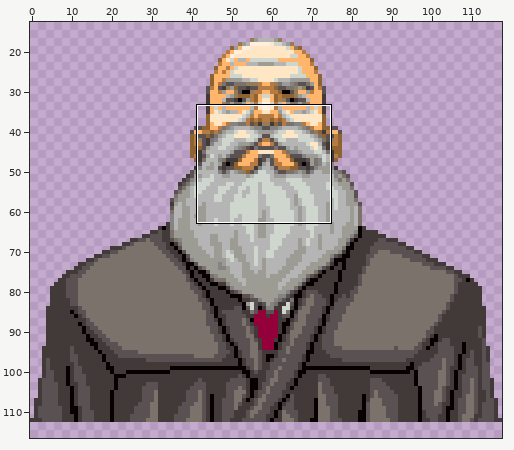
One commit to this animated GIF sprite: 画像/逆転裁判/裁判長口パク.gif. Above, an overview of the earlier version with the close-up marked.
Close-up. Before:
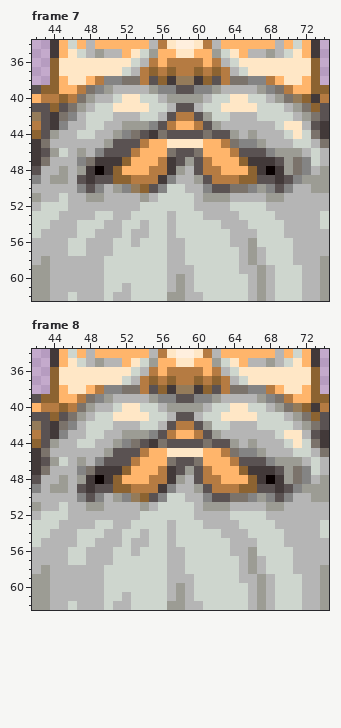
The file is 118x118 pixels, 17 frames. Shown: frame 7: x 42..74, y 34..62; frame 8: x 42..74, y 34..62. The wide view leaves out empty margins. The commit also changed other frames or places, which this record leaves out.
Now the later version:
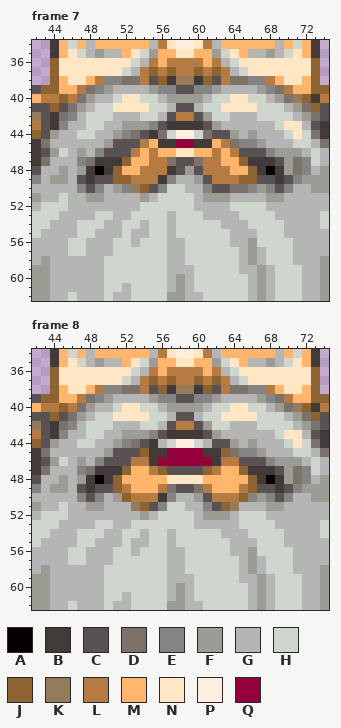
Palette (. is transparent): A #080000  B #423939  C #5a5252  D #7b736b  E #848484  F #9c9c94  G #b5b5b5  H #ced6ce  J #8c6331  K #947b5a  L #b57b42  M #ffb56b  N #ffe7c6  P #ffefde  Q #940039
Diff:
Frame 7:
Colour L becomes colour B in row 43 at x 57 and 60.
Colour M becomes colour B in row 43 at x 58 to 59; in row 45 at x 56 and 61.
Colour N becomes colour B in row 45 at x 57 and 60.
Colour F becomes colour C in row 47 at x 59; in row 48 at x 58.
Colour B becomes colour D in row 47 at x 57.
Colour C becomes colour D in row 47 at x 60.
Colour G becomes colour F in row 48 at x 59.
Colour C becomes colour H in row 44 at x 57 and 60.
Colour M becomes colour L in rows 46 to 47 at x 55 and 62; in row 48 at x 54 and 63.
Colour D becomes colour M in row 46 at x 57 and 60.
Colour C becomes colour N in row 46 at x 58 to 59.
Colour C becomes colour P in row 44 at x 58 to 59.
Colour N becomes colour Q in row 45 at x 58 to 59.
Frame 8:
Colour E becomes colour B in row 50 at x 56.
Colour L becomes colour B in row 43 at x 57 and 60.
Colour M becomes colour B in row 43 at x 58 to 59; in row 45 at x 55 to 56 and 61 to 62; in row 46 at x 55 and 62.
Colour B becomes colour C in row 47 at x 57.
Colour E becomes colour C in row 50 at x 61.
Colour F becomes colour C in row 47 at x 59; in row 51 at x 62.
Colour G becomes colour C in row 49 at x 58 to 59; in row 51 at x 55.
Colour E becomes colour D in row 49 at x 57.
Colour F becomes colour D in row 49 at x 60.
Colour F becomes colour E in row 51 at x 61.
Colour H becomes colour E in row 50 at x 57; in row 51 at x 56.
Colour G becomes colour F in row 50 at x 60; in row 52 at x 61 to 63.
Colour H becomes colour F in row 52 at x 54.
Colour D becomes colour G in row 44 at x 56 and 61.
Colour H becomes colour G in row 50 at x 58; in row 51 at x 59; in row 52 at x 55 and 64; in row 53 at x 60.
Colour C becomes colour H in row 44 at x 57 and 60.
Colour G becomes colour H in row 53 at x 57.
Colour D becomes colour J in row 50 at x 65.
Colour E becomes colour J in row 50 at x 52.
Colour F becomes colour J in row 51 at x 54 and 63.
Colour L becomes colour J in row 45 at x 54 and 63; in row 47 at x 56 and 61.
Colour G becomes colour K in row 51 at x 53 and 64.
Colour B becomes colour L in row 49 at x 56.
Colour C becomes colour L in row 49 at x 61; in row 50 at x 55 and 62 to 63.
Colour D becomes colour L in row 50 at x 64.
Colour J becomes colour L in row 49 at x 52 and 65; in row 50 at x 54.
Colour K becomes colour L in row 50 at x 53.
Colour M becomes colour L in row 46 at x 54 and 63; in row 47 at x 55 and 62.
Colour L becomes colour M in row 48 at x 55 to 56 and 61 to 62; in row 49 at x 53 to 55 and 62 to 64.
Colour B becomes colour N in row 48 at x 57.
Colour C becomes colour N in row 48 at x 60.
Colour F becomes colour N in row 48 at x 58.
Colour G becomes colour N in row 48 at x 59.
Colour C becomes colour P in row 44 at x 58 to 59.
Colour C becomes colour Q in row 46 at x 58 to 59.
Colour D becomes colour Q in row 46 at x 57 and 60.
Colour M becomes colour Q in row 46 at x 56 and 61.
Colour N becomes colour Q in row 45 at x 57 to 60.
Where, in picture pixels (left, top, right, bottom), the same in both close-ups:
changed: (140, 121, 230, 175)
changed: (122, 430, 248, 529)
